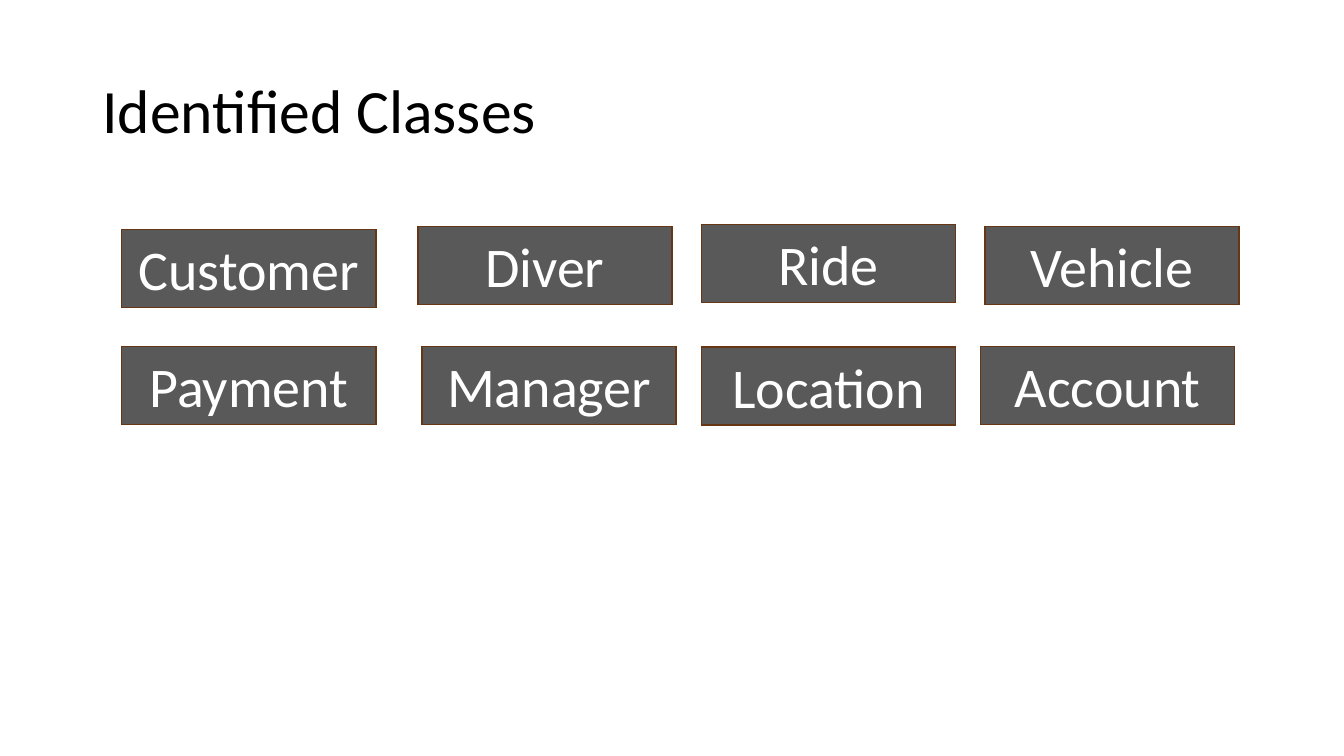
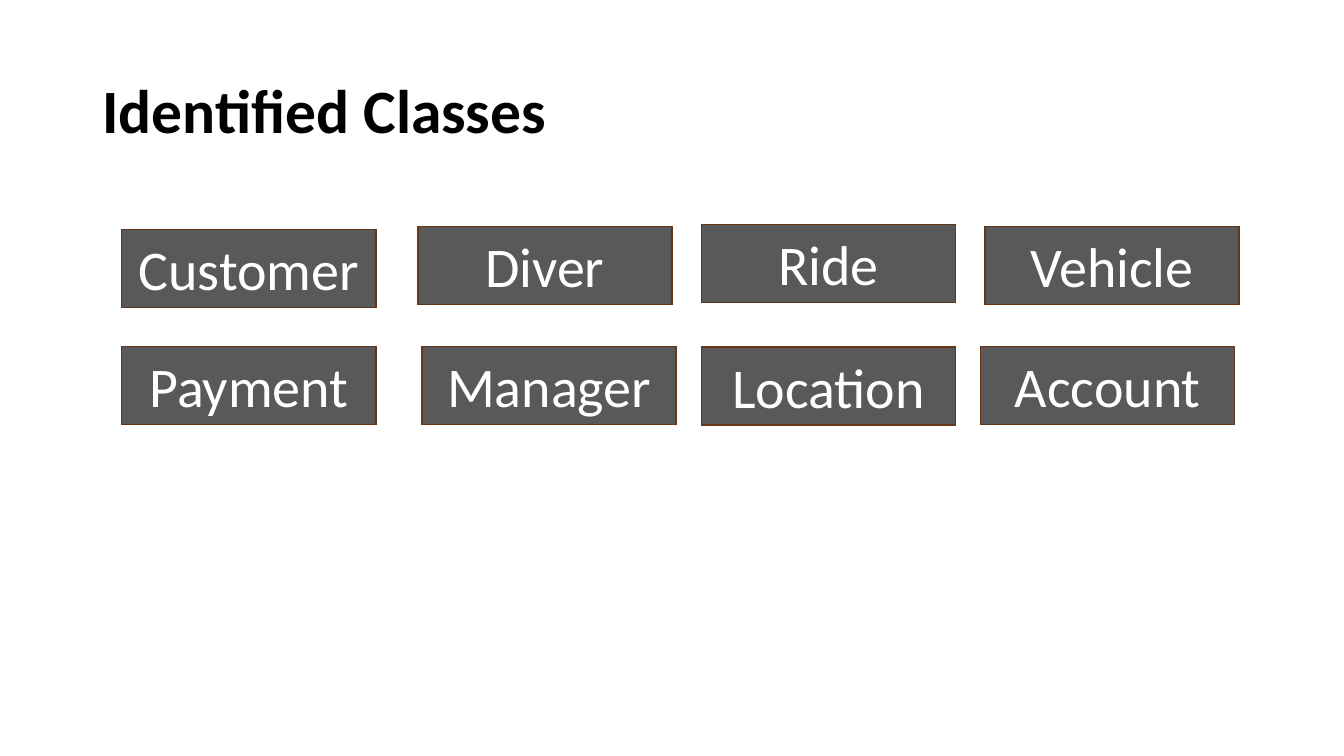
Before and after one commit to CheetoBuri/SE_SmartRide, a slide deck: slide 9 of 523K0010_523K0013.pptx. Drawn at 1344x756 pixels with LibreOffice and Linux fonts; fonts in the diff are those of the drawing. Boxes give left, top, right and bottom in pixels: in the first picture for what was removed or moved away, otherwise in the second. Text is boxed around its words. In the diff, an @@ line names an element or a change of style, - is before the commit and + after.

```diff
--- a/523K0010_523K0013.pptx
+++ b/523K0010_523K0013.pptx
@@ title "Identified Classes" at (x1=102, y1=89, x2=546, y2=134): bold on @@
```
Also in this commit, not shown: 7 other slides changed.
